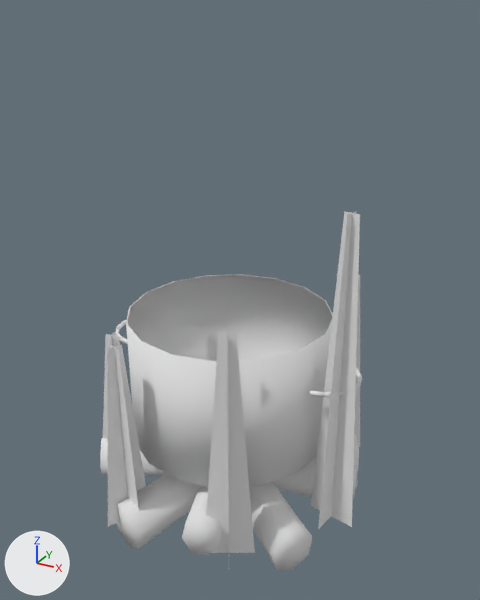
An edit to the OBJ model src/models/caelum/world/camp/fire_6.obj, drawn before and after from the same camera.
The view is the same before and after, from a 50 mm camera at (16.9, -29.6, 27.8) aimed at (0.5, 0.3, 12.9). The lights are fixed; the arrows at lower left show +X, +Y and +Z. The picture after the commit comes second. Where no turn or scale is listed for an object, it has been applied to the vertices. Vertices at exactly the same position are counted once.

Objects in the first picture: 'CaelumCampFire'.
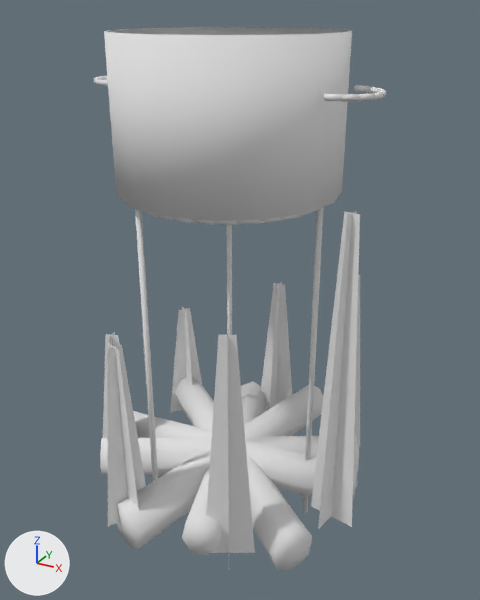
The change, as a list of edits to the scene's bpy script:
```text
Change me_caelumcampfire:
    used by ob_caelumcampfire; location = (0.0, 0.0, 0.0)
    remove me_caelumcampfire.from_pydata(...)  # 370 vertices, 439 faces; spans x -8.3..8.5, y -8.0..8.6, z 0.0..19.2
    add me_caelumcampfire.from_pydata(...)  # 791 vertices, 1069 faces; spans x -8.3..8.5, y -8.0..8.6, z 0.0..26.8
    me_caelumcampfire part 1: a new loose piece, a 6-sided cylinder along z spanning x -2.7..-2.42, y -4.59..-4.27, z 0.0..19.01, in mat_models_caelum_props_stations_ca_station_iron_png (its picture is missing)
    me_caelumcampfire part 2: a new loose piece, a 6-sided cylinder along z spanning x -2.7..-2.42, y 4.27..4.59, z 0.0..19.01, in mat_models_caelum_props_stations_ca_station_iron_png (its picture is missing)
    me_caelumcampfire part 3: the loose piece of 66 vertices spanning x -5.8..5.8, y -5.8..5.8, z 4.5..12.1 is moved by (0.0, 0.0, 14.7)
    me_caelumcampfire part 4: the loose piece of 84 vertices spanning x -7.9..-5.8, y -2.0..2.0, z 9.4..9.7 is moved by (0.0, 0.0, 14.7)
    me_caelumcampfire part 5: the loose piece of 84 vertices spanning x 5.8..7.9, y -2.0..2.0, z 9.4..9.7 is moved by (0.0, 0.0, 14.7)
    me_caelumcampfire part 6: a new loose piece of 393 vertices spanning x -5.3..5.3, y -5.3..5.3, z 0.0..19.2, in mat_models_caelum_props_stations_ca_station_iron_png (its picture is missing)
```

Where the change shows, as pixel boxes [x1, y1, x2, y2] in the pictures (480 x 600 px; the box of a moved part takes in the faces that stretch with it):
'CaelumCampFire', reshaped (11% wider, 51% taller): before [100, 211, 362, 570]; after [94, 27, 386, 570]
part 1 of me_caelumcampfire, added: after [135, 209, 158, 481]
part 2 of me_caelumcampfire, added: after [226, 225, 232, 335]
part 3 of me_caelumcampfire, moved or reshaped: before [126, 274, 333, 487]; after [104, 27, 352, 221]
part 4 of me_caelumcampfire, moved or reshaped: before [115, 320, 128, 344]; after [94, 76, 108, 86]
part 5 of me_caelumcampfire, moved or reshaped: before [309, 368, 362, 398]; after [324, 85, 386, 101]
part 6 of me_caelumcampfire, added (mostly hidden): after [138, 207, 323, 513]
